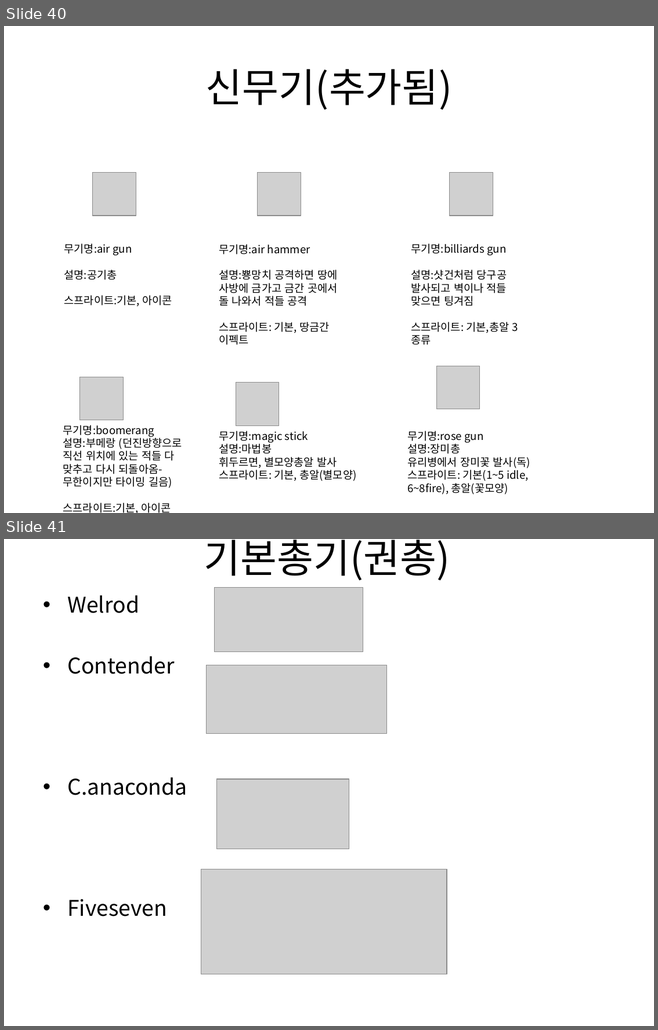
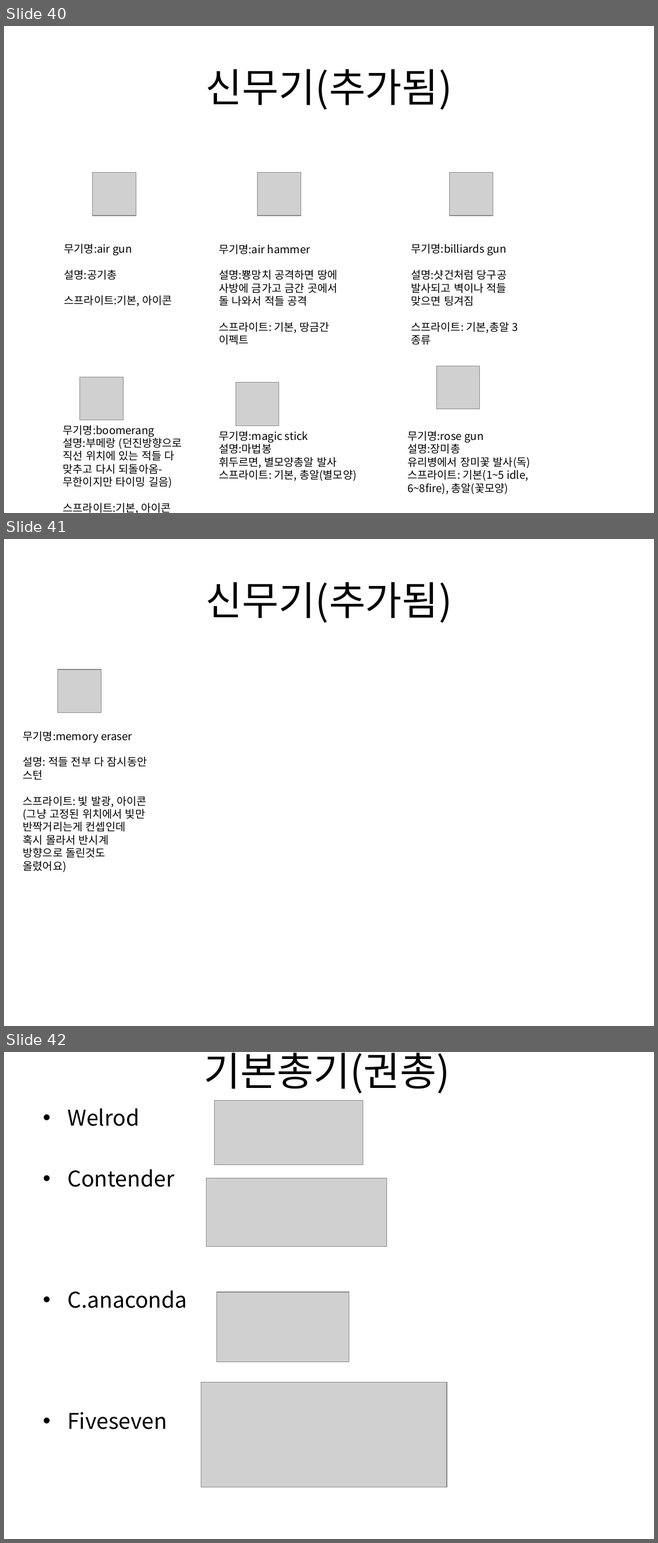
Before and after one commit to gkdlgndpdu/EscapeJail, a slide deck: EscapeJail/Assets/기획/스테이지1기획.pptx. Shown one above the other, each under a label of ours: slides 40 and 41 before the commit, slides 40, 41 and 42 after it. The pictures are 658x1030 and 658x1543 pixels, drawn with LibreOffice and Linux fonts; fonts in the diff are those of the drawing; grey boxes stand for pictures. Boxes give left, top, right and bottom in pixels: in the first picture for what was removed or moved away, otherwise in the second. Text is boxed around its words. In the diff, an @@ line names an element or a change of style, - is before the commit and + after.

Commit message:
맨인블랙 기억력 제거기 추가했어요 자세한건 ppt 참고 부탁드려요

```diff
--- a/EscapeJail/Assets/기획/스테이지1기획.pptx
+++ b/EscapeJail/Assets/기획/스테이지1기획.pptx
@@ slide 41 added at bbox=[4, 539, 654, 1026], background #FFFFFF @@
@@ title added at bbox=[206, 582, 452, 623], 44 pt, text #000000 @@
+신무기(추가됨)
@@ picture added at bbox=[58, 669, 101, 713] @@
@@ text added at bbox=[23, 731, 147, 873], 12 pt, text #000000 @@
+무기명:memory eraser
+설명: 적들 전부 다 잠시동안 스턴
+스프라이트: 빛 발광, 아이콘 (그냥 고정된 위치에서 빛만 반짝거리는게 컨셉인데 혹시 몰라서 반시계 방향으로 돌린것도 올렸어요)
@@ what was slide 41 is now slide 42 @@
```
Also in this commit, not shown: 7 other files.
